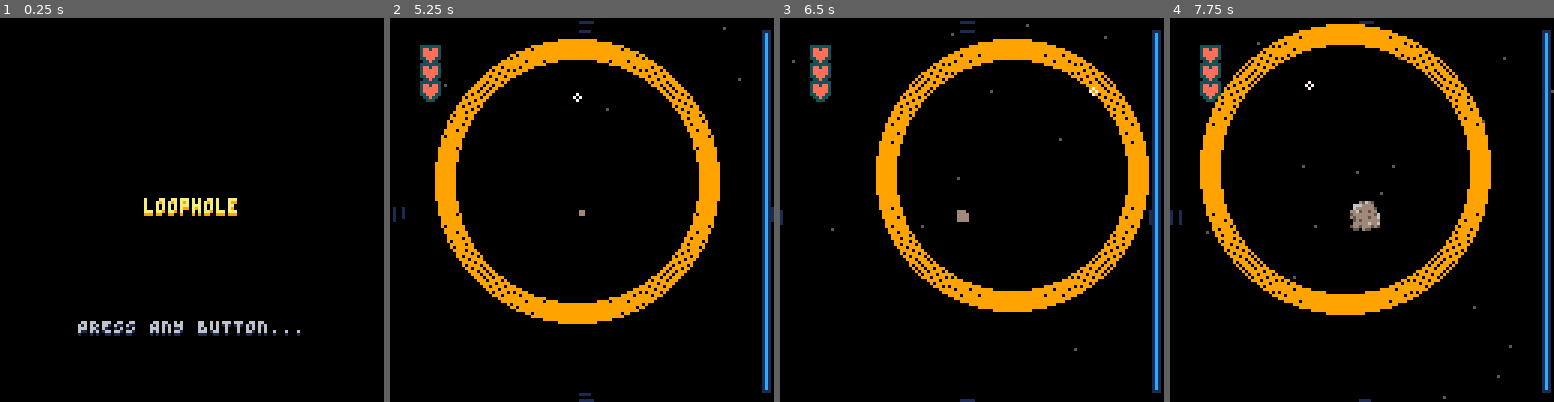
Above: before the commit, frames 1-4 (left to right).
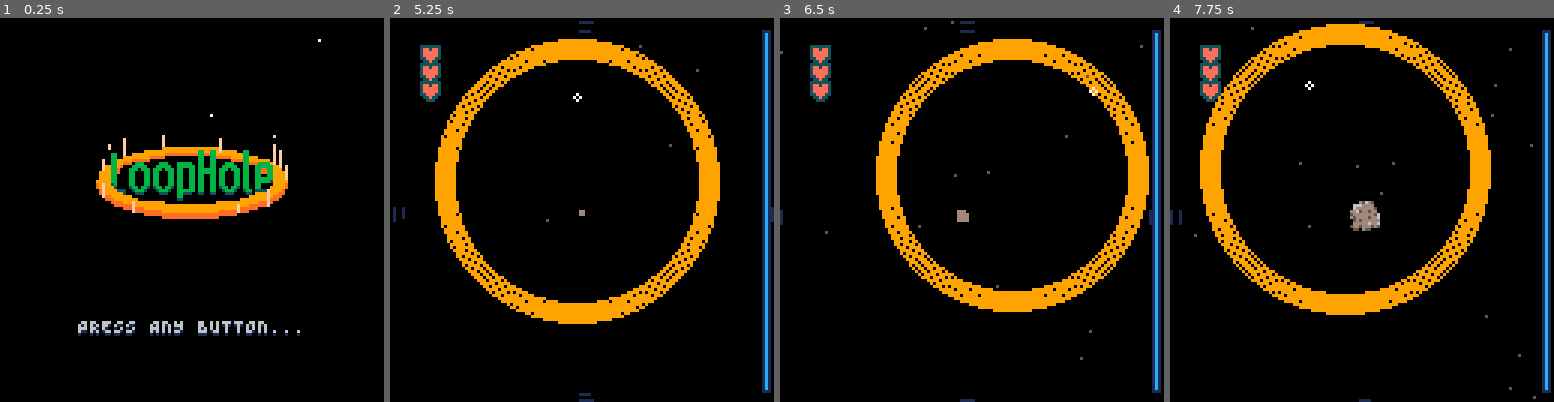
Above: after the commit, the same moments.

Repository: Alfie-Edwards/LoopHole
Game: PICO-8 cartridge loop.p8
Two runs of this game, one before a commit and one after it. Both use one fixed random seed, a clock stepped at 60 frames per second and the inputs below.
Inputs (mouse positions are in pixels of both pictures, inside the frame that each line leads up to):
- Up to frame 1 (0.25 s): no input
- Up to frame 2 (5.25 s): tap X (X key) at 0.33, 1.07, 1.85, 2.97, 4.08, 5.2 s; click (670, 121) at 0.67 s; tap O (Z key) at 0.7, 1.7, 2.1, 2.5, 2.9, 3.3, 3.7, 4.1, 4.5, 4.9 s; click (436, 267) at 1.22 s; click (497, 114) at 1.77 s; click (562, 259) at 2.32 s; click (624, 106) at 2.87 s; click (685, 256) at 3.42 s; click (451, 102) at 3.97 s; click (512, 248) at 4.52 s; click (574, 94) at 5.07 s
- Up to frame 3 (6.5 s): tap O (Z key) at 5.3, 5.7, 6.1 s; click (1029, 244) at 5.62 s; click (1091, 90) at 6.17 s; tap X (X key) at 6.32 s
- Up to frame 4 (7.75 s): tap O (Z key) every 0.4 s from 6.5 to 7.7 s; click (1246, 236) at 6.72 s; click (1308, 83) at 7.27 s; tap X (X key) at 7.43 s

The runs differ from the first frame. In frame 1, 5.7% of the frame differs, in the area x 25-84%, y 5-53%; in frame 2, less than 0.1%; in frame 3, 0.1%; in frame 4, 0.2%.

Commit message:
rest of the title screen

Diff:
--- a/loop.p8
+++ b/loop.p8
@@ -73,7 +71,6 @@
 		y = 0,
 		zoom = 1,
 	}
-	-- update_cam()
 
 	curios = {}
 
@@ -144,7 +141,11 @@
 end
 
 function print_centred(text, y, offset)
-	print(text, (128 - lnpx(text)) / 2 + (offset or 0), y)
+	local cam_x = peek2(0x5f28)
+	local cam_y = peek2(0x5f2a)
+	print(text,
+	      ((128 - lnpx(text)) / 2 + (offset or 0)) + cam_x,
+	      y + cam_y)
 end
 
 function strobe(period, offset)
@@ -981,10 +982,10 @@
 19999999999999999999999999999990001111100000000999999999999999990000000000000000000000000000000000000000000000000000000000000000
 11199999999999999999999990000000000000000000000009999999999999990000000000000000000000f000000000000000000000000000000000000f0000
 0101199999999999999990000006770607107707106071060000999999999999000000000f000000000000f000000000000000000f0000000000000000000000
-901111109999999999000610760177161670761771711706606111199999999900000f000f000000000000f000000000000000000f0000000000000000000000
-990011110999999001710761766167161761171171671611616616111999999900000f000f000000000000f000000000000000000f00000000000000000f0000
-9901101000010107617617617700000000000000000006616606666111119999000000000f0000000000009999999999999999999f00000000000000000f0000
-9990011101011711000000000006666666666001111111166106700617771999000003300f0000009999999999999999993399339f99999003300000000f0f00
+9011111099999999990006107601771616707617717117066061111999999999000000000f000000000000f000000000000000000f0000000000000000000000
+99001111099999900171076176616716176117117167161161661611199999990000f0000f000000000000f000000000000000000f00000000000000000f0000
+99011010000101076176176177000000000000000000066166066661111199990000f0000f0000000000009999999999999999999f00000000000000000f0000
+9990011101011711000000000006666666666001111111166106700617771999000000000f0000009999999999999999993399339f99999003300000000f0f00
 9999000111100000666666666667677776677010100011671007007617071109000003300f0099999999999444444444443344339999999993300000000f0f00
 999900110166666667777777777777777777600001111116106707701777111100000330099999999944444000000000003300334444499993399900000f0f00
 999001101011666666676777677777777777777666000076106707706111166600f00339999944444400000000000000003300330000044443399999990f0f00
--- a/title.lua
+++ b/title.lua
@@ -1,6 +1,13 @@
+title_screen = {
+	state = {
+		dust_spawner = nil,
+	}
+}
+
 function init_title_screen(t_started)
-	camera()
+	camera(-64, -64) -- offset needed for dust spawner
 	music(1)
+	title_screen.state.dust_spawner = _make_dust_spawner(7)
 end
 
 function update_title_screen(t_started)
@@ -8,17 +15,40 @@
 		return screens.gameplay
 	end
 
+	assert(title_screen.state.dust_spawner ~= nil)
+	title_screen.state.dust_spawner.update(title_screen.state.dust_spawner)
+	title_screen.state.dust_spawner.maybe_spawn(title_screen.state.dust_spawner)
+
 	return screens.title
 end
 
 function draw_title_screen(t_started)
+	-- background colour
+	palt(9, false)  -- colour the orange of the loop as orange
 	cls(0)
 
-	color(9)
-	print_centred("loophole", 61)
-	color(10)
-	print_centred("loophole", 60)
+	-- dust
+	assert(title_screen.state.dust_spawner ~= nil)
+	title_screen.state.dust_spawner.draw(title_screen.state.dust_spawner)
 
+	-- logo
+	local logo_idx = 200
+	local logo_sw = 8
+	local logo_sh = 4
+
+	local logo_y = 40 + sin((t() - t_started) * 0.25) * 5
+
+	local logo_x = 64 - (logo_sw * 4)
+
+	local cam_x = peek2(0x5f28)
+	local cam_y = peek2(0x5f2a)
+
+	logo_x += cam_x
+	logo_y += cam_y
+
+	spr(logo_idx, logo_x, logo_y, logo_sw, logo_sh)
+
+	-- prompt
 	color(1)
 	print_centred("PRESS ANY BUTTON...", 101)
 	if strobe(0.66) then
@@ -31,4 +61,6 @@
 
 function cleanup_title_screen(t_started)
 	music(-1)
+
+	title_screen.state.dust_spawner = nil
 end
